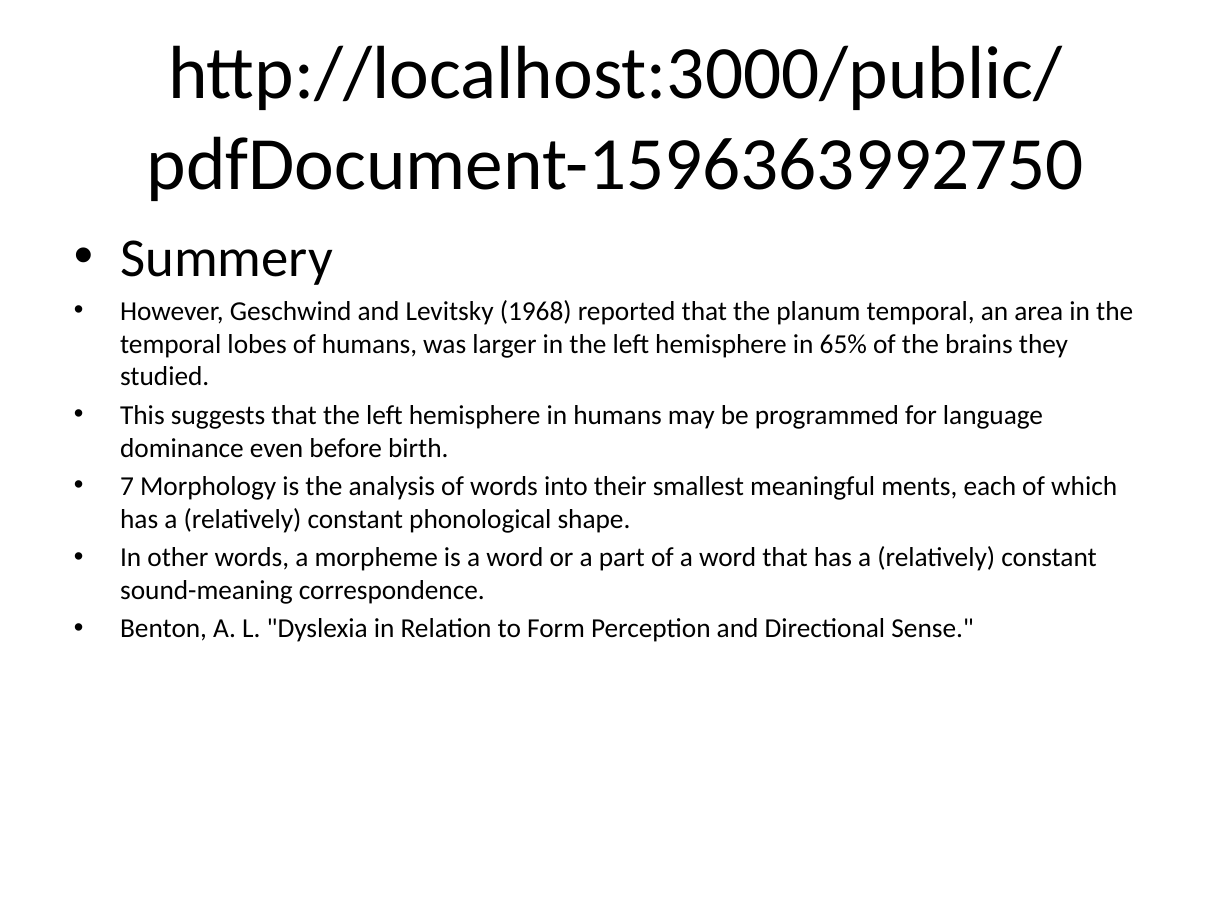
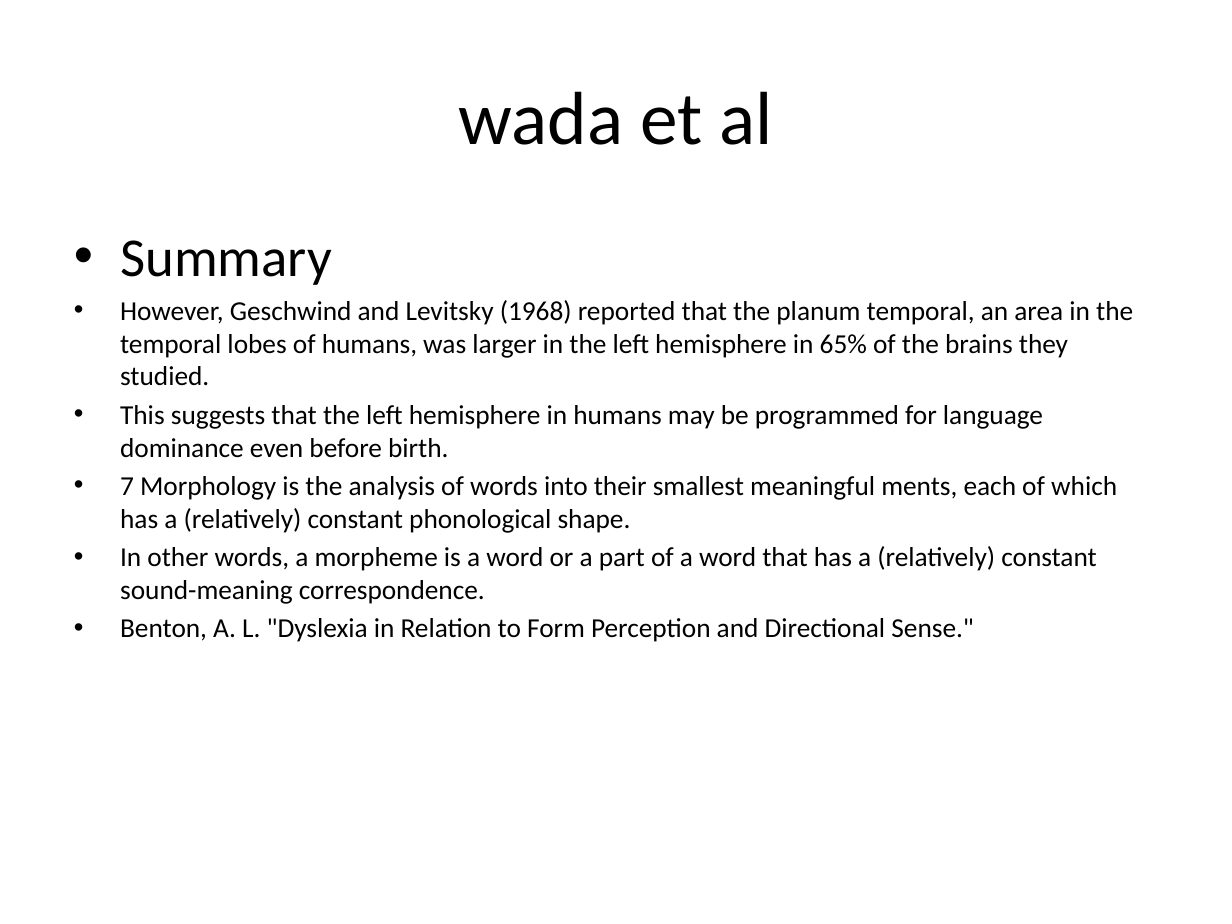
Before and after one commit to ManasaR08/SIH2020_MARS, a slide deck: slide 8 of Machine_Learning/summary.pptx. Drawn at 1232x924 pixels with LibreOffice and Linux fonts; fonts in the diff are those of the drawing. Boxes give left, top, right and bottom in pixels: in the first picture for what was removed or moved away, otherwise in the second. Text is boxed around its words. In the diff, an @@ line names an element or a change of style, - is before the commit and + after.

```diff
--- a/Machine_Learning/summary.pptx
+++ b/Machine_Learning/summary.pptx
@@ title at bbox=[459, 91, 773, 145]: text changed @@
-http://localhost:3000/public/pdfDocument-1596363992750
+wada et al
@@ text at bbox=[120, 240, 332, 285]: text changed @@
-• Summery
+• Summary
```
Also in this commit, not shown: 9 other slides changed, 5 other files.
